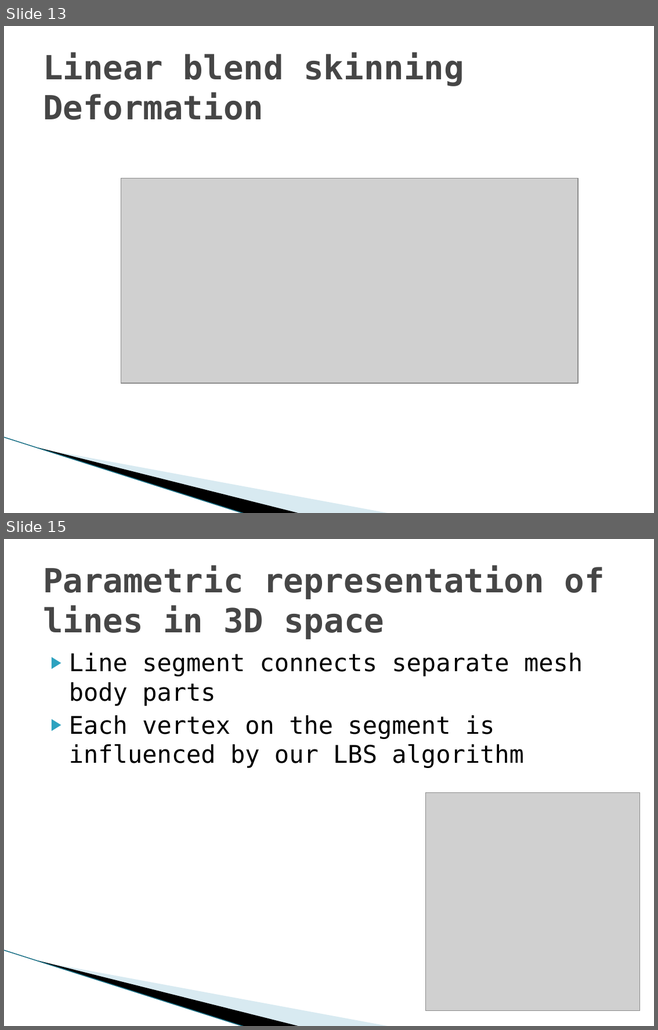
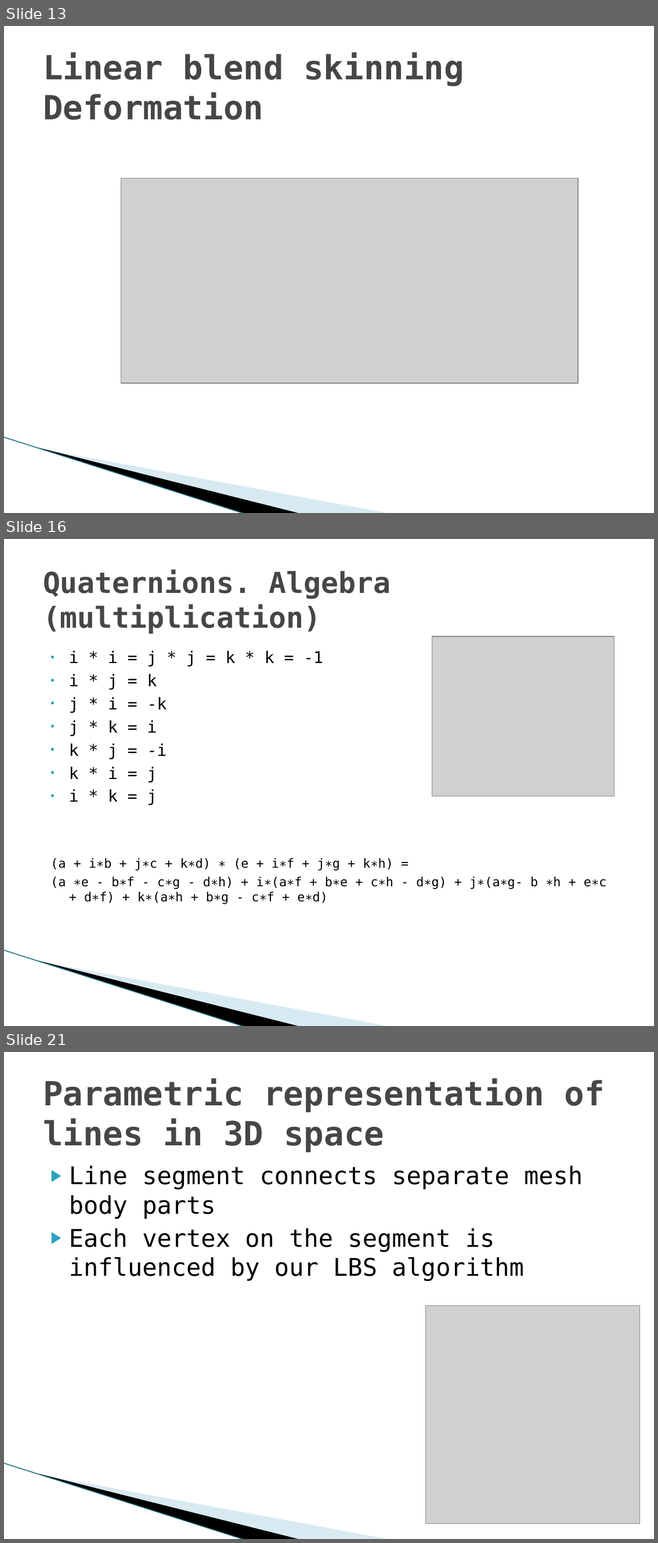
Before and after one commit to hobama/cvg01, a slide deck: docs/Presentation/Presentation.pptx. Shown one above the other, each under a label of ours: slides 13 and 15 before the commit, slides 13, 16 and 21 after it; the slides between them are not shown. The pictures are 658x1030 and 658x1543 pixels, drawn with LibreOffice and Linux fonts; fonts in the diff are those of the drawing; grey boxes stand for pictures; background and template pictures are left out. Boxes give left, top, right and bottom in pixels: in the first picture for what was removed or moved away, otherwise in the second. Text is boxed around its words. In the diff, an @@ line names an element or a change of style, - is before the commit and + after.

```diff
--- a/docs/Presentation/Presentation.pptx
+++ b/docs/Presentation/Presentation.pptx
@@ slide 16 added at (4,539,654,1026), background #FFFFFF; not listed: 3 template elements that a slide beside it also shows @@
@@ title added at (43,569,391,634), 32 pt, text #464646, bold @@
+Quaternions. Algebra (multiplication)
@@ picture added at (431,636,614,797) @@
@@ text added at (50,650,606,904), 14 pt, text #000000 @@
+• i * i = j * j = k * k = -1
+• i * j = k
+• j * i = -k
+• j * k = i
+• k * j = -i
+• k * i = j
+• i * k = j
+(a + i∗b + j∗c + k∗d) ∗ (e + i∗f + j∗g + k∗h) =
+(a ∗e - b∗f - c∗g - d∗h) + i∗(a∗f + b∗e + c∗h - d∗g) + j∗(a∗g- b ∗h + e∗c + d∗f) + k∗(a∗h + b∗g - c∗f + e∗d)
@@ what was slide 15 is now slide 21 @@
```
Also in this commit, not shown: 1 slide changed, 7 other slides added, 1 slide removed.
